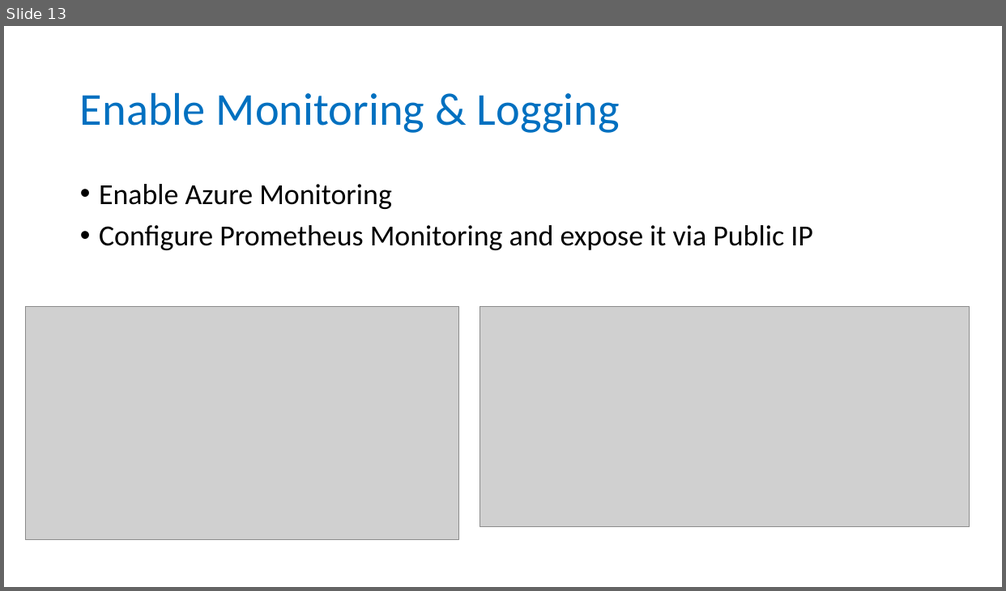
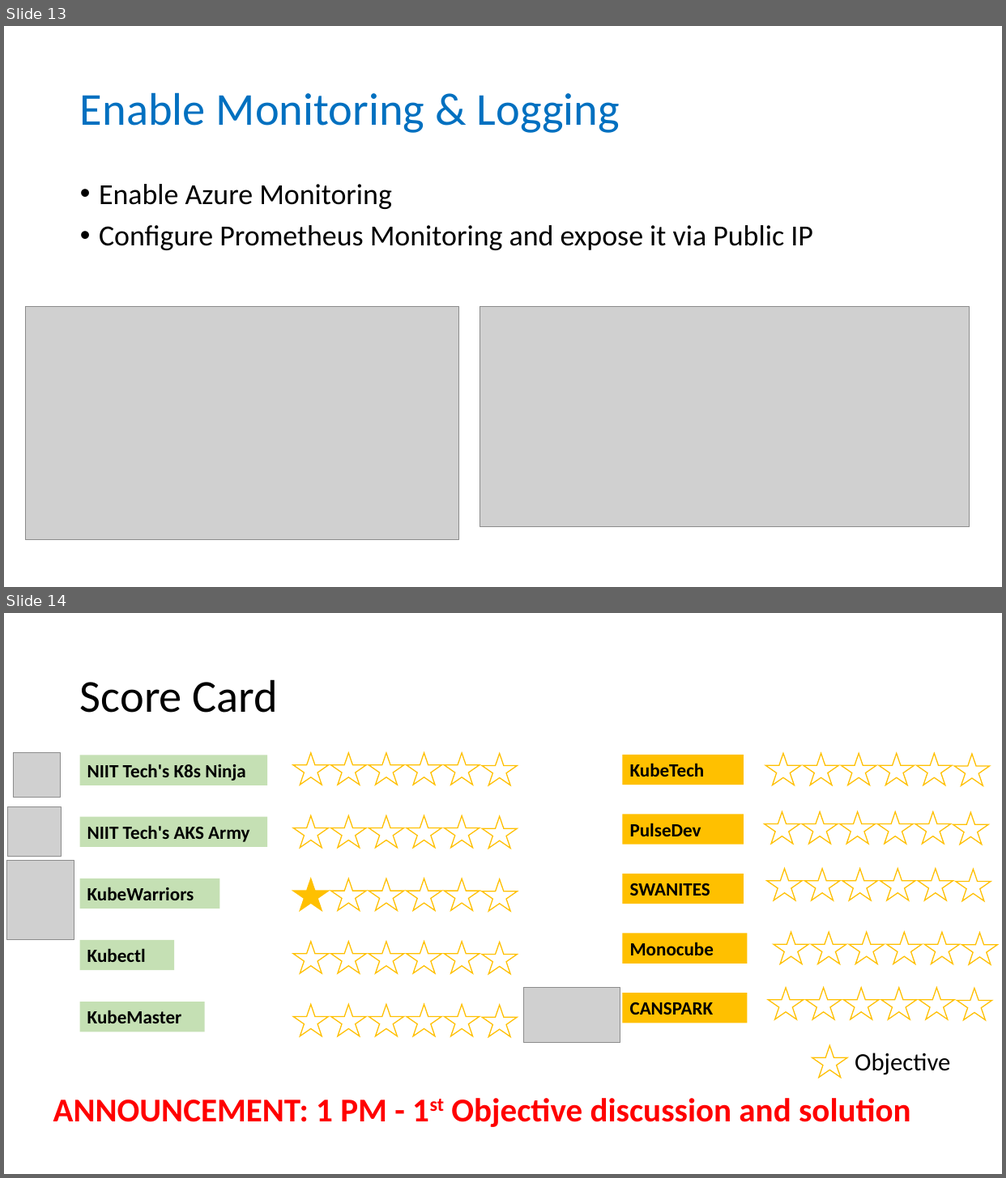
Before and after one commit to sumitkute/kubehack, a slide deck: assets/instructions/Azure Kubernetes Service HACKATON.pptx. Shown one above the other, each under a label of ours: slide 13 before the commit, slides 13 and 14 after it. The pictures are 1006x591 and 1006x1178 pixels, drawn with LibreOffice and Linux fonts; fonts in the diff are those of the drawing; grey boxes stand for pictures. Boxes give left, top, right and bottom in pixels: in the first picture for what was removed or moved away, otherwise in the second. Text is boxed around its words. In the diff, an @@ line names an element or a change of style, - is before the commit and + after.

```diff
--- a/assets/instructions/Azure Kubernetes Service HACKATON.pptx
+++ b/assets/instructions/Azure Kubernetes Service HACKATON.pptx
@@ slide 14 added at (x1=4, y1=613, x2=1002, y2=1174), background #FFFFFF @@
@@ title added at (x1=80, y1=679, x2=279, y2=713), 44 pt, text #000000 @@
+Score Card
@@ picture added at (x1=14, y1=753, x2=61, y2=797) @@
@@ rectangle added at (x1=79, y1=756, x2=267, y2=786), fill #C5E0B4, 18 pt, text #000000, bold @@
+NIIT Tech's K8s Ninja
@@ group added at (x1=293, y1=753, x2=517, y2=786): 6 stars @@
@@ rectangle added at (x1=622, y1=755, x2=744, y2=785), fill #FFC000, 18 pt, text #000000, bold @@
+KubeTech
@@ group added at (x1=766, y1=753, x2=990, y2=786): 6 stars @@
@@ picture added at (x1=8, y1=807, x2=62, y2=856) @@
@@ rectangle added at (x1=79, y1=816, x2=267, y2=846), fill #C5E0B4, 18 pt, text #000000, bold @@
+NIIT Tech's AKS Army
@@ group added at (x1=293, y1=815, x2=517, y2=849): 6 stars @@
@@ rectangle added at (x1=622, y1=815, x2=744, y2=845), fill #FFC000, 18 pt, text #000000, bold @@
+PulseDev
@@ group added at (x1=765, y1=812, x2=988, y2=845): 6 stars @@
@@ picture added at (x1=7, y1=861, x2=74, y2=940) @@
@@ rectangle added at (x1=79, y1=879, x2=219, y2=909), fill #C5E0B4, 18 pt, text #000000, bold @@
+KubeWarriors
@@ group added at (x1=293, y1=879, x2=517, y2=912): 6 stars @@
@@ rectangle added at (x1=622, y1=874, x2=744, y2=904), fill #FFC000, 18 pt, text #000000, bold @@
+SWANITES
@@ group added at (x1=767, y1=869, x2=991, y2=901): 6 stars @@
@@ rectangle added at (x1=79, y1=940, x2=174, y2=970), fill #C5E0B4, 18 pt, text #000000, bold @@
+Kubectl
@@ group added at (x1=293, y1=942, x2=517, y2=974): 6 stars @@
@@ rectangle added at (x1=622, y1=934, x2=748, y2=964), fill #FFC000, 18 pt, text #000000, bold @@
+Monocube
@@ group added at (x1=774, y1=933, x2=997, y2=965): 6 stars @@
@@ picture added at (x1=523, y1=988, x2=620, y2=1043) @@
@@ rectangle added at (x1=622, y1=994, x2=748, y2=1023), fill #FFC000, 18 pt, text #000000, bold @@
+CANSPARK
@@ group added at (x1=769, y1=988, x2=992, y2=1020): 6 stars @@
@@ rectangle added at (x1=79, y1=1003, x2=205, y2=1033), fill #C5E0B4, 18 pt, text #000000, bold @@
+KubeMaster
@@ group added at (x1=293, y1=1004, x2=517, y2=1037): 6 stars @@
@@ star added at (x1=812, y1=1046, x2=848, y2=1078), fill #FFFFFF, outline #FFC000 1 pt @@
@@ text added at (x1=854, y1=1053, x2=950, y2=1076), 24 pt, text #000000 @@
+Objective
@@ text added at (x1=53, y1=1098, x2=911, y2=1127), 32 pt, text #FF0000, bold @@
+ANNOUNCEMENT: 1 PM - 1st Objective discussion and solution
```
Also in this commit, not shown: 2 slides changed, 8 other slides added, 3 other files.
